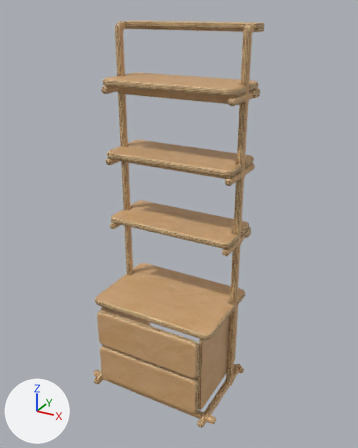
A saved change to the glTF model media/models/tower.glb.
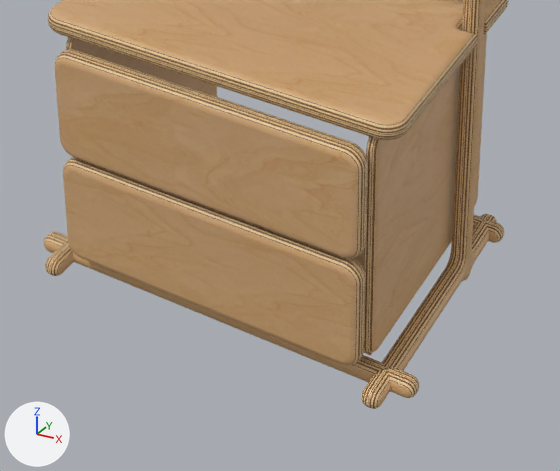
The first picture shows the older version from a 50 mm lens placed at (1.159, -1.991, 1.994), pointed at (0.045, 0.034, 0.981). The close-ups show the older and then the newer version on the part from 22% to 73% of the width and 66% to 100% of the height of that picture. Only the edits that show in the close-ups are written down. Lighting does not change. The marker at lower left points along +X, +Y and +Z. Where no turn or scale is listed for an object, it has been applied to the vertices. Vertices at exactly the same position are counted once.

Objects in the first close-up: 'Tower: base_front_rail', 'Tower: cabinet_side_L', 'Tower: cabinet_side_R', 'Tower: cabinet_top', 'Tower: drawer_front_1', 'Tower: drawer_front_2', 'Tower: upright_L', 'Tower: upright_R' and 2 more.
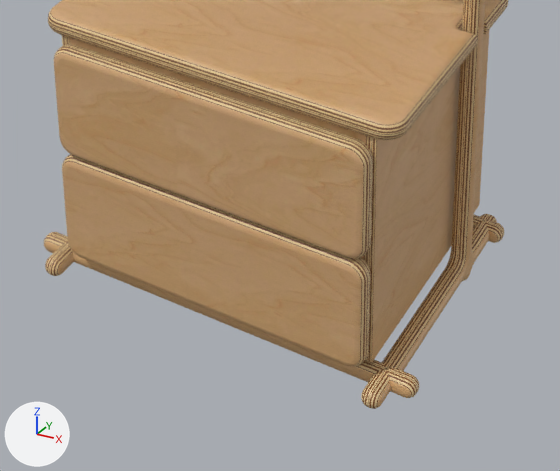
What changed in the scene script:
```text
Change me_tower__cabinet_side_r_007:
    used by ob_tower__cabinet_side_r; location = (0.299, 0.269, 0.0)
    remove me_tower__cabinet_side_r_007.from_pydata(...)  # 624 vertices, 1244 faces; spans x -0.009..0.009, y -0.48..-0.012, z 0.062..0.524
    add me_tower__cabinet_side_r_007.from_pydata(...)  # 240 vertices, 476 faces; spans x -0.009..0.009, y -0.48..-0.012, z 0.062..0.524
    me_tower__cabinet_side_r_007 part 1: 624 vertices removed from x -0.009..0.009, y -0.48..-0.012, z 0.062..0.524; 240 vertices added at x -0.009..0.009, y -0.48..-0.012, z 0.062..0.524
Change me_tower__drawer_front_1_007:
    used by ob_tower__drawer_front_1; location = (-2.45, -0.235, 0.0)
    remove me_tower__drawer_front_1_007.from_pydata(...)  # 624 vertices, 1244 faces; spans x 2.148..2.752, y -0.018..0.018, z 0.07..0.289
    add me_tower__drawer_front_1_007.from_pydata(...)  # 624 vertices, 1244 faces; spans x 2.142..2.758, y -0.018..0.018, z 0.065..0.291
    me_tower__drawer_front_1_007 part 2: the whole mesh is scaled about its middle by (1.02, 1, 1.04), then moved by (0.0, 0.0, -0.001)
Change me_tower__drawer_front_2_007:
    used by ob_tower__drawer_front_2; location = (-2.45, -0.235, 0.0)
    remove me_tower__drawer_front_2_007.from_pydata(...)  # 624 vertices, 1244 faces; spans x 2.148..2.752, y -0.018..0.018, z 0.297..0.516
    add me_tower__drawer_front_2_007.from_pydata(...)  # 624 vertices, 1244 faces; spans x 2.142..2.758, y -0.018..0.018, z 0.294..0.521
    me_tower__drawer_front_2_007 part 3: the whole mesh is scaled about its middle by (1.02, 1, 1.04), then moved by (0.0, 0.0, 0.001)
Add me_tower__cabinet_front:
    me_tower__cabinet_front.from_pydata(...)  # 276 vertices, 548 faces; spans x 2.16..2.74, y -0.009..0.009, z 0.062..0.524
    # faces by material slot: [226, 322]
    me_tower__cabinet_front.materials.append(mat_gazelle_birch_face)  # picture img_gazelle_birch_face
    me_tower__cabinet_front.materials.append(mat_gazelle_ply_edge)  # picture img_gazelle_ply_edge
Change ob_tower__drawer_front_1:
    ob_tower__drawer_front_1.location: (-2.45, -0.235, 0.0) -> (-2.45, -0.229, 0.0)
Change ob_tower__drawer_front_2:
    ob_tower__drawer_front_2.location: (-2.45, -0.235, 0.0) -> (-2.45, -0.229, 0.0)
Add ob_tower__cabinet_front:
    ob_tower__cabinet_front = bpy.data.objects.new('Tower: cabinet_front', me_tower__cabinet_front)
    ob_tower__cabinet_front.location = (-2.45, -0.202, 0.0)
```

Boxes [x1, y1, x2, y2] around the edits, measured in the close-ups (560 x 471 px):
'Tower: drawer_front_2', rescaled: before [54, 49, 368, 258]; after [54, 44, 373, 259]
'Tower: drawer_front_1', rescaled: before [63, 157, 365, 365]; after [62, 154, 370, 366]
'Tower: cabinet_side_R', reshaped: before [364, 33, 487, 352]; after [364, 30, 489, 363]
'Tower: cabinet_front', added: after [70, 38, 367, 259]
    faces in mat_gazelle_birch_face (picture img_gazelle_birch_face): [70, 38, 366, 259]
'Tower: cabinet_side_L', unchanged, covered by the edit: before [66, 37, 217, 97]; after [62, 35, 71, 46]
